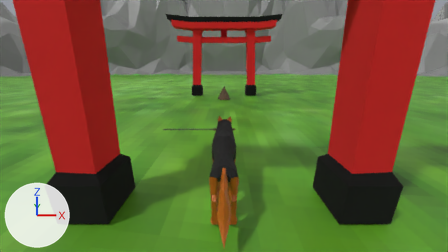
A saved change to the Blender file Game.blend/Arquivo principal1.blend.
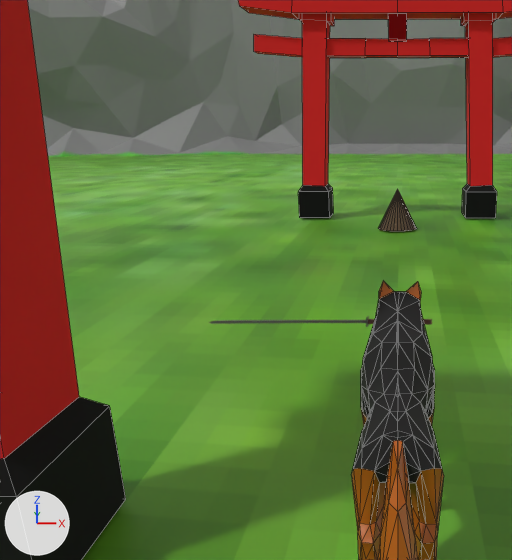
Each version appears first from the file's camera 'Camera', and next in a close-up on the part from 21% to 58% of the width and 10% to 82% of the height. The axes (+X, +Y, +Z) are drawn at lower left. The lights are the same throughout. The first two pictures are the older version. The close-ups show mesh edges as thin lines.

Objects in the first close-up: 'Cone', 'Katana', 'Plane', 'dog', 'pilar', 'pilar.001'.
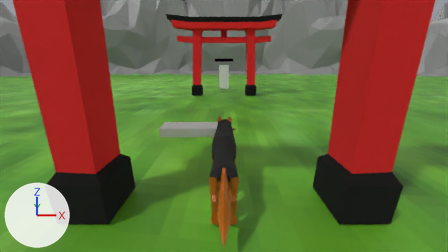
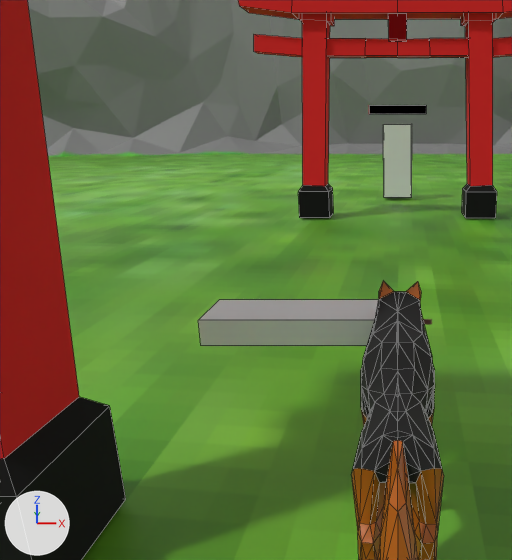
Pixel boxes [x1, y1, x2, y2] of what changed, in the close-ups (512 x 560 px):
'Cube', shown: after [198, 300, 379, 346]
'enemy', added: after [383, 124, 412, 197]
'Cone', deleted: before [379, 189, 417, 231]
'life bar', added (black): after [369, 105, 426, 114]

Diff of the bpy script that builds the scene:
```diff
--- a/Game.blend/Arquivo principal1.blend.py
+++ b/Game.blend/Arquivo principal1.blend.py
@@ mat_material @@
+mat_material = principled_material('Material')
+mat_material.base_color = (0.000516, 0.0, 0.000446)  # black #020001
+mat_material.roughness = 0.0
+mat_material.specular_ior_level = 0.0
@@ me_cube_005 @@
+me_cube_005 = me_cube.copy(); me_cube_005.name = 'Cube.005'  # the mesh of ob_cube_002
@@ me_cube_004 @@
+me_cube_004.from_pydata(...)  # a box spanning x -1.0..1.0, y -1.0..1.0, z -1.0..4.0
@@ me_plane_001 @@
+me_plane_001.from_pydata([(-2.0, 0.3, 0.0), (2.0, 0.3, 0.0), (-2.0, -0.3, 0.0), (2.0, -0.3, 0.0)], [], [(0, 1, 3, 2)])
+me_plane_001.materials.append(mat_material)  # black #020001
@@ ob_cube @@
-ob_cube = bpy.data.objects.new('Cube', me_cube_001)
-ob_cube.location = (0.0, 0.0, 1.34)
-ob_cube.hide_set(True)  # wire or fog, not drawn
+ob_cube = bpy.data.objects.new('Cube', me_cube_005)
+ob_cube.parent = ob_katana
+ob_cube.matrix_parent_inverse = Matrix(((-1.818, 0.0, 0.0, 0.0), (0.0, 0.0, 1.818, -0.516), (0.0, 1.818, 0.0, -0.114), (0.0, 0.0, 0.0, 1.0)))
+ob_cube.location = (-1.285, 2.108, 2.551)
+ob_cube.rotation_euler = (3.142, 0.0, 0.0)  # degrees (180, 0, 0)
+ob_cube.scale = (-1.5, -0.5, -0.19)
@@ ob_cone @@
-ob_cone = bpy.data.objects.new('Cone', me_cone)
-ob_cone.location = (0.0, 23.83, 1.22)
@@ ob_enemy @@
+ob_enemy = bpy.data.objects.new('enemy', me_cube_004)
+ob_enemy.location = (0.0, 37.0, 1.34)
@@ ob_life_bar @@
+ob_life_bar = bpy.data.objects.new('life bar', me_plane_001)
+ob_life_bar.parent = ob_enemy
+ob_life_bar.matrix_parent_inverse = Matrix(((1.0, 0.0, 0.0, 0.0), (0.0, 1.0, 0.0, -37.0), (0.0, 0.0, 1.0, -1.34), (0.0, 0.0, 0.0, 1.0)))
+ob_life_bar.location = (0.0, 37.0, 6.34)
+ob_life_bar.rotation_euler = (1.484, 0.0, 0.0)  # degrees (85, 0, 0)
```
